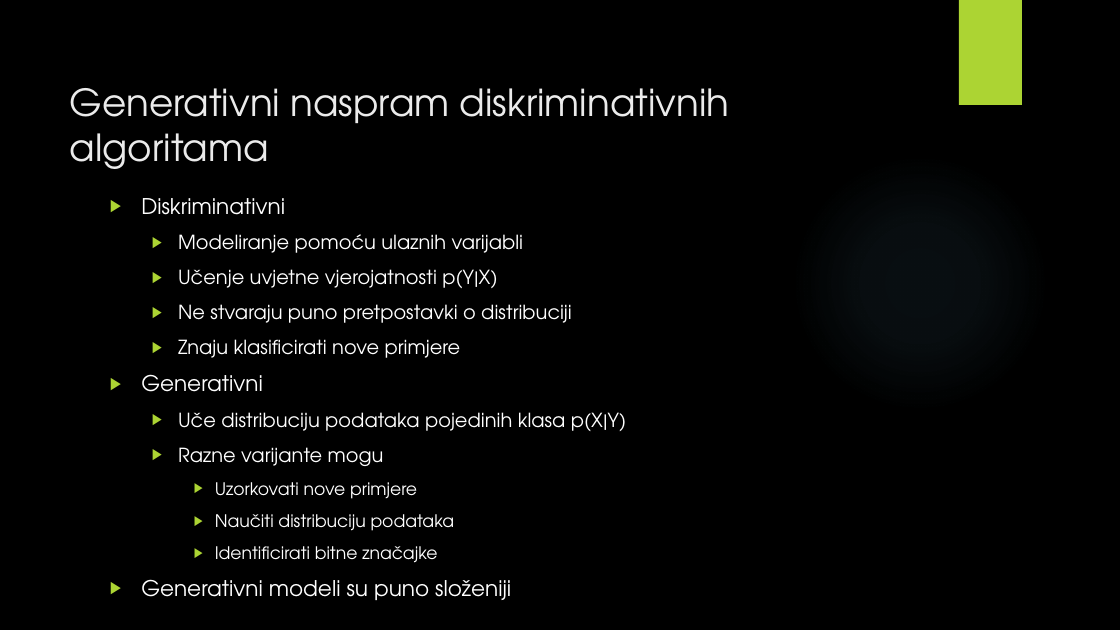
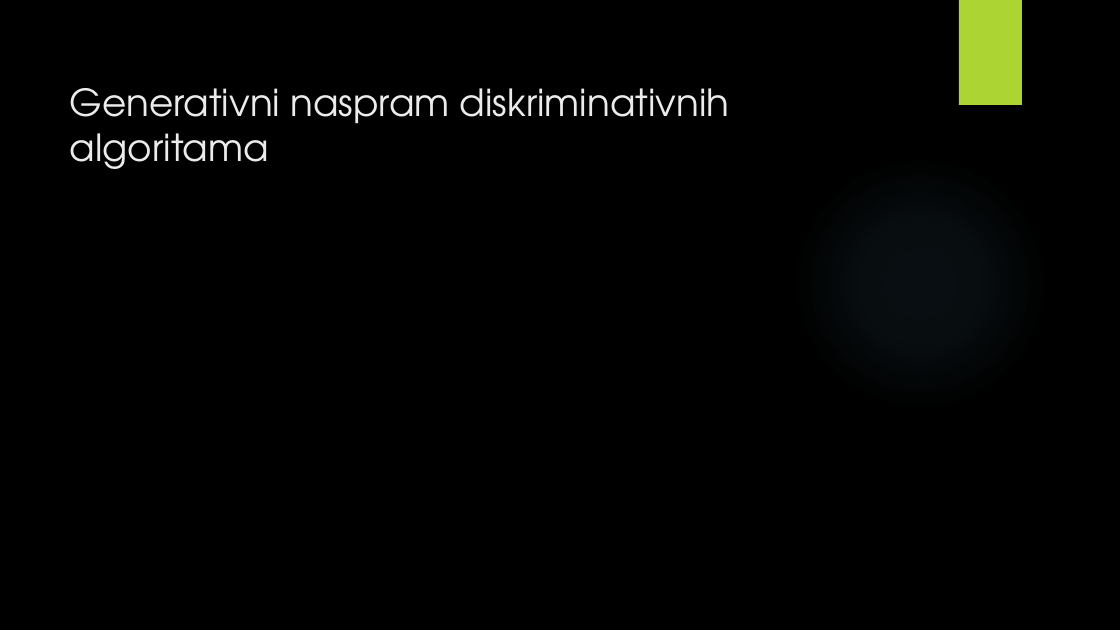
Before and after one commit to v-silverfin/fer-graduate-seminar, a slide deck: slide 3 of kvukic-seminar-presentation-2018.pptx. Drawn at 1120x630 pixels with LibreOffice and Linux fonts; fonts in the diff are those of the drawing; grey boxes stand for pictures; background and template pictures are left out. Boxes give left, top, right and bottom in pixels: in the first picture for what was removed or moved away, otherwise in the second. Text is boxed around its words. In the diff, an @@ line names an element or a change of style, - is before the commit and + after.

Commit message:
Presentation update

```diff
--- a/kvukic-seminar-presentation-2018.pptx
+++ b/kvukic-seminar-presentation-2018.pptx
@@ text removed at (x1=141, y1=198, x2=626, y2=600) @@
-▶ Diskriminativni
-  ▶ Modeliranje pomoću ulaznih varijabli
-  ▶ Učenje uvjetne vjerojatnosti p(Y|X)
-  ▶ Ne stvaraju puno pretpostavki o distribuciji
-  ▶ Znaju klasificirati nove primjere
-▶ Generativni
-  ▶ Uče distribuciju podataka pojedinih klasa p(X|Y)
-  ▶ Razne varijante mogu
-    ▶ Uzorkovati nove primjere
-    ▶ Naučiti distribuciju podataka
-    ▶ Identificirati bitne značajke
-▶ Generativni modeli su puno složeniji
```
Also in this commit, not shown: 11 other slides changed, 2 slides added, 1 slide removed.
